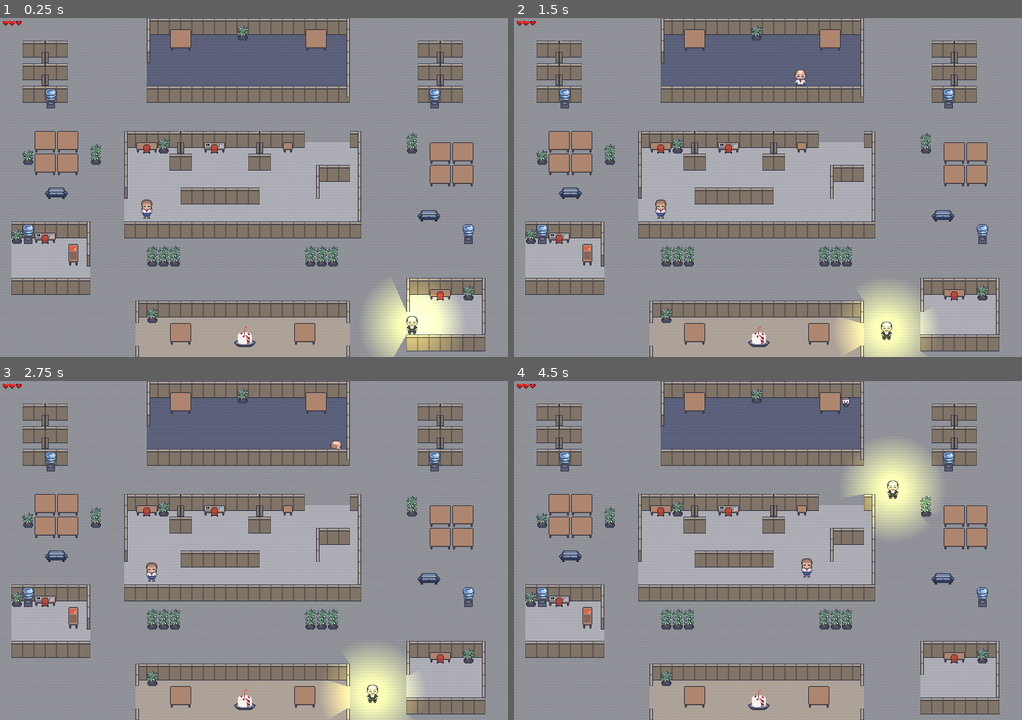
Above: before the commit, frames 1-4 (two rows, left to right).
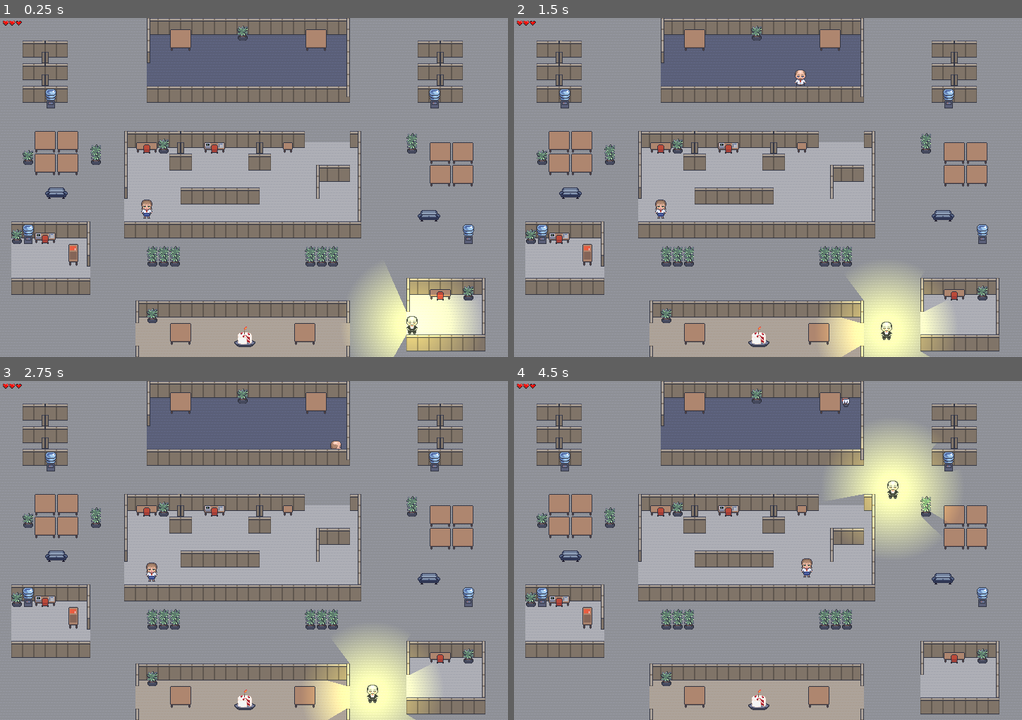
Above: after the commit, the same moments.

Repository: ChrisFlanTheMan/Busy-Work
Game: Godot game, scene res://BasicLevel.tscn
Two runs of this game, one before a commit and one after it. Both use one fixed random seed, a clock stepped at 60 frames per second and the inputs below.
Inputs:
- Up to frame 1 (0.25 s): no input
- Up to frame 2 (1.5 s): tap Enter at 0.5, 0.6, 1.35 s; hold D 0.53-1.28 s; hold S from 1.28 s (still down)
- Up to frame 3 (2.75 s): tap Space at 2 s; release S at 2.03 s; hold D from 2.03 s (still down); tap Enter at 2.1 s
- Up to frame 4 (4.5 s): release D at 2.78 s; hold W 2.78-3.53 s; tap Enter at 2.85, 3.6, 4.35 s; hold A from 3.53 s (still down)

The runs differ from the first frame. In frame 1, 2.2% of the frame differs, in the area x 69-94%, y 74-100%; in frame 2, 2.4%; in frame 3, 2.4%; in frame 4, 3.2%, in the area x 62-87%, y 13-50%.

Commit message:
Fix boss detecting player

Diff:
--- a/enemy.gd
+++ b/enemy.gd
@@ -21,10 +21,6 @@
 			if raycast.is_colliding():
 				var collider = raycast.get_collider()
 				if (collider.is_in_group("Player")):
+					$Area2D/backtowork.visible = not $Area2D/backtowork.visible
+					$Area2D/nocake.visible = not $Area2D/nocake.visible
 					collider.position = spawnPosition.position
-
-func _on_area_2d_body_entered(body):
-	if body.is_in_group("Player"):
-		$Area2D/backtowork.visible = not $Area2D/backtowork.visible
-		$Area2D/nocake.visible = not $Area2D/nocake.visible
-		body.position = spawnPosition.position
--- a/enemy.tscn
+++ b/enemy.tscn
@@ -1,8 +1,9 @@
-[gd_scene load_steps=6 format=3 uid="uid://dtll4y64nibr6"]
+[gd_scene load_steps=8 format=3 uid="uid://dtll4y64nibr6"]
 
 [ext_resource type="Script" path="res://enemy.gd" id="1_ylmut"]
 [ext_resource type="Texture2D" uid="uid://bosvdjwg3veaf" path="res://assets/Boss front.png" id="2_uatrf"]
 [ext_resource type="Texture2D" uid="uid://cqorl5yqcu5wm" path="res://light.png" id="3_xgmvl"]
+[ext_resource type="Texture2D" uid="uid://bsry5lg3b0dn7" path="res://assets/backtowork.png" id="4_1pvip"]
 
 [sub_resource type="RectangleShape2D" id="RectangleShape2D_7bwnp"]
 size = Vector2(32, 32)
@@ -30,7 +31,7 @@
 [node name="PointLight2D-Layer1" type="PointLight2D" parent="Area2D"]
 y_sort_enabled = true
 position = Vector2(0, -1.0842e-19)
-scale = Vector2(0.3, 0.3)
+scale = Vector2(0.4, 0.4)
 color = Color(1, 1, 0.270588, 1)
 shadow_enabled = true
 texture = ExtResource("3_xgmvl")
@@ -38,12 +39,22 @@
 [node name="PointLight2D-Layer2" type="PointLight2D" parent="Area2D"]
 y_sort_enabled = true
 position = Vector2(0, -1.42301e-19)
-scale = Vector2(0.3, 0.3)
+scale = Vector2(0.4, 0.4)
 color = Color(1, 1, 0.270588, 1)
 range_item_cull_mask = 2
 shadow_enabled = true
 shadow_item_cull_mask = 2
 texture = ExtResource("3_xgmvl")
+
+[node name="backtowork" type="Sprite2D" parent="Area2D"]
+visible = false
+z_index = 2
+position = Vector2(39, -30)
+texture = ExtResource("4_1pvip")
+
+[node name="nocake" type="Sprite2D" parent="Area2D"]
+z_index = 2
+position = Vector2(39, -30)
 
 [node name="NavigationAgent2D" type="NavigationAgent2D" parent="."]
 
@@ -51,5 +62,4 @@
 
 [node name="AnimationTree" type="AnimationTree" parent="."]
 
-[connection signal="body_entered" from="Area2D" to="." method="_on_area_2d_body_entered"]
 [connection signal="target_reached" from="NavigationAgent2D" to="." method="_on_navigation_agent_2d_target_reached"]
--- a/npcMovement.gd
+++ b/npcMovement.gd
@@ -32,18 +32,16 @@
 	navigation_agent.target_position = movement_target
 
 func _physics_process(delta):
-	if navigation_agent.is_navigation_finished():
-		return
+	if not navigation_agent.is_navigation_finished():
+		var current_agent_position: Vector2 = global_position
+		var next_path_position: Vector2 = navigation_agent.get_next_path_position()
 
-	var current_agent_position: Vector2 = global_position
-	var next_path_position: Vector2 = navigation_agent.get_next_path_position()
+		var new_velocity: Vector2 = next_path_position - current_agent_position
+		new_velocity = new_velocity.normalized()
+		new_velocity = new_velocity * movement_speed
 
-	var new_velocity: Vector2 = next_path_position - current_agent_position
-	new_velocity = new_velocity.normalized()
-	new_velocity = new_velocity * movement_speed
-
-	velocity = new_velocity
-	move_and_slide()
+		velocity = new_velocity
+		move_and_slide()
 
 
 func _on_navigation_agent_2d_target_reached():
Not shown: 1 places in BasicLevel.tscn that only renumber resources
